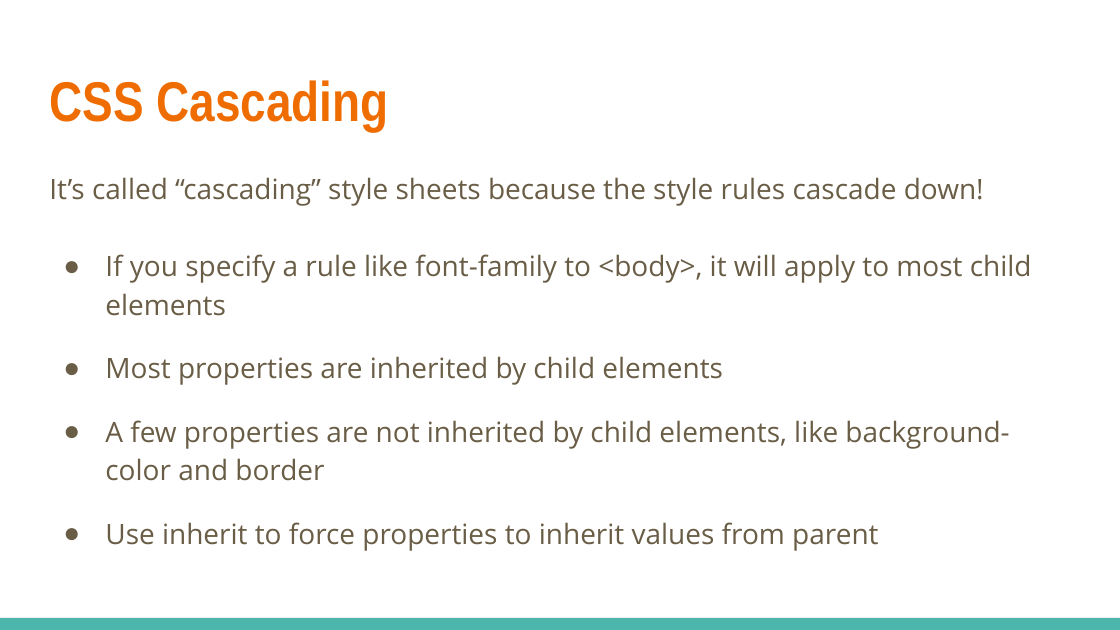
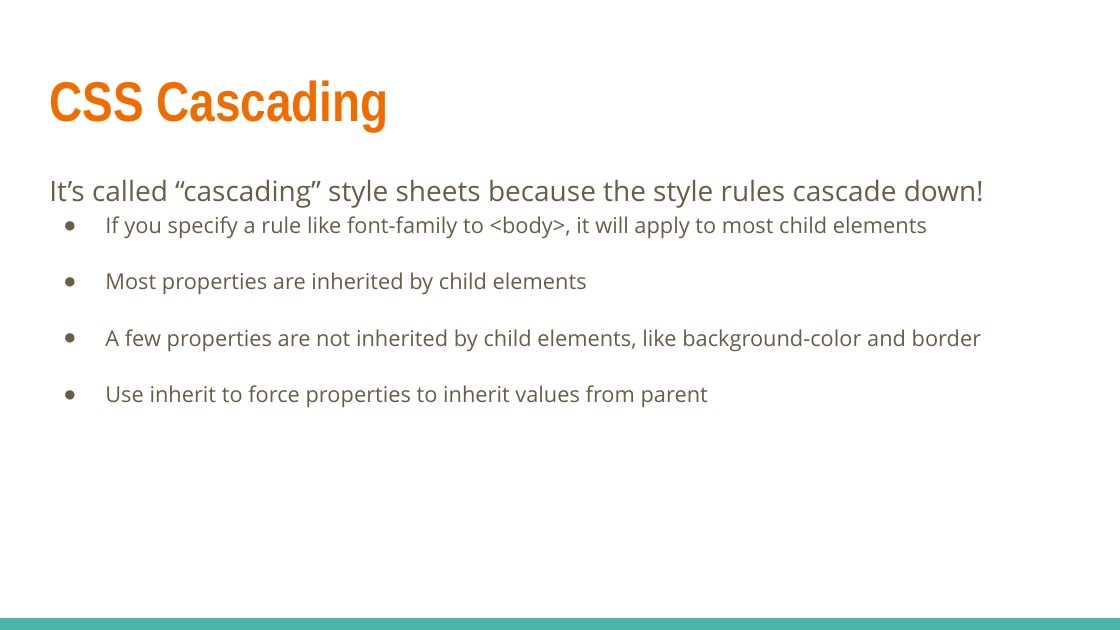
Before and after one commit to linkedin/high-school-trainee, a slide deck: slide 20 of Curriculum/Week_1/Lectures/1.3_HTML_and_CSS.pptx. Drawn at 1120x630 pixels with LibreOffice and Linux fonts; fonts in the diff are those of the drawing. Boxes give left, top, right and bottom in pixels: in the first picture for what was removed or moved away, otherwise in the second. Text is boxed around its words. In the diff, an @@ line names an element or a change of style, - is before the commit and + after.

```diff
--- a/Curriculum/Week_1/Lectures/1.3_HTML_and_CSS.pptx
+++ b/Curriculum/Week_1/Lectures/1.3_HTML_and_CSS.pptx
@@ text "It’s called “cascading” style sheets ..." at bbox=[49, 179, 984, 408]: size 18 to 14 pt in "If you specify a rule like font-family ...", "Most properties are inherited by child elements", "A few properties are not inherited by ...", "Use inherit to force properties to inherit ..."; line spacing 1.15 to 1.2 @@
```
Also in this commit, not shown: 6 other slides changed, 11 other files.
